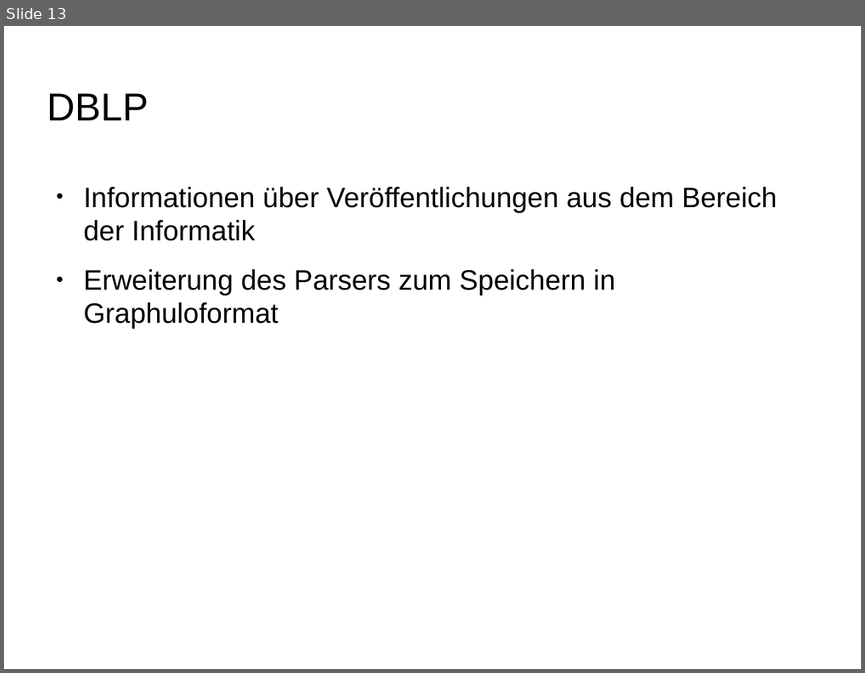
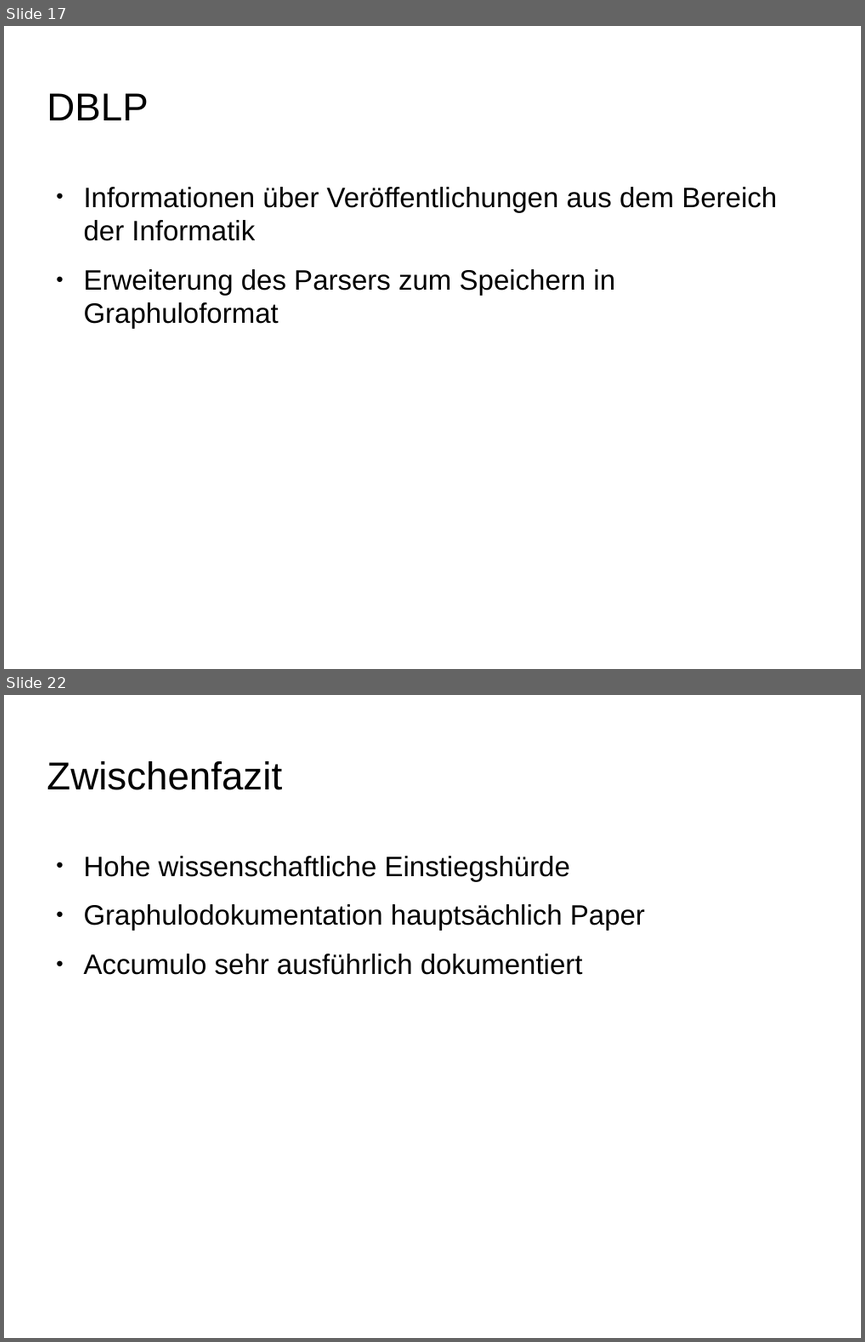
Before and after one commit to ScaDS/dblp-graphulo, a slide deck: doc/testat1.odp. Shown one above the other, each under a label of ours: slide 13 before the commit, slides 17 and 22 after it; the slides between them are not shown. The pictures are 865x673 and 865x1342 pixels, drawn with LibreOffice and Linux fonts; fonts in the diff are those of the drawing; background and template pictures are left out. Boxes give left, top, right and bottom in pixels: in the first picture for what was removed or moved away, otherwise in the second. Text is boxed around its words. In the diff, an @@ line names an element or a change of style, - is before the commit and + after.

```diff
--- a/doc/testat1.odp
+++ b/doc/testat1.odp
@@ slide 22 added at bbox=[4, 695, 861, 1338], background picture (left out) @@
@@ title added at bbox=[46, 761, 282, 790], 36 pt, text #000000 @@
+Zwischenfazit
@@ text added at bbox=[84, 856, 645, 975], 26 pt, text #000000 @@
+● Hohe wissenschaftliche Einstiegshürde
+● Graphulodokumentation hauptsächlich Paper
+● Accumulo sehr ausführlich dokumentiert
@@ what was slide 13 is now slide 17 @@
```
Also in this commit, not shown: 5 slides changed, 7 other slides added, 1 slide removed, 2 other files.
